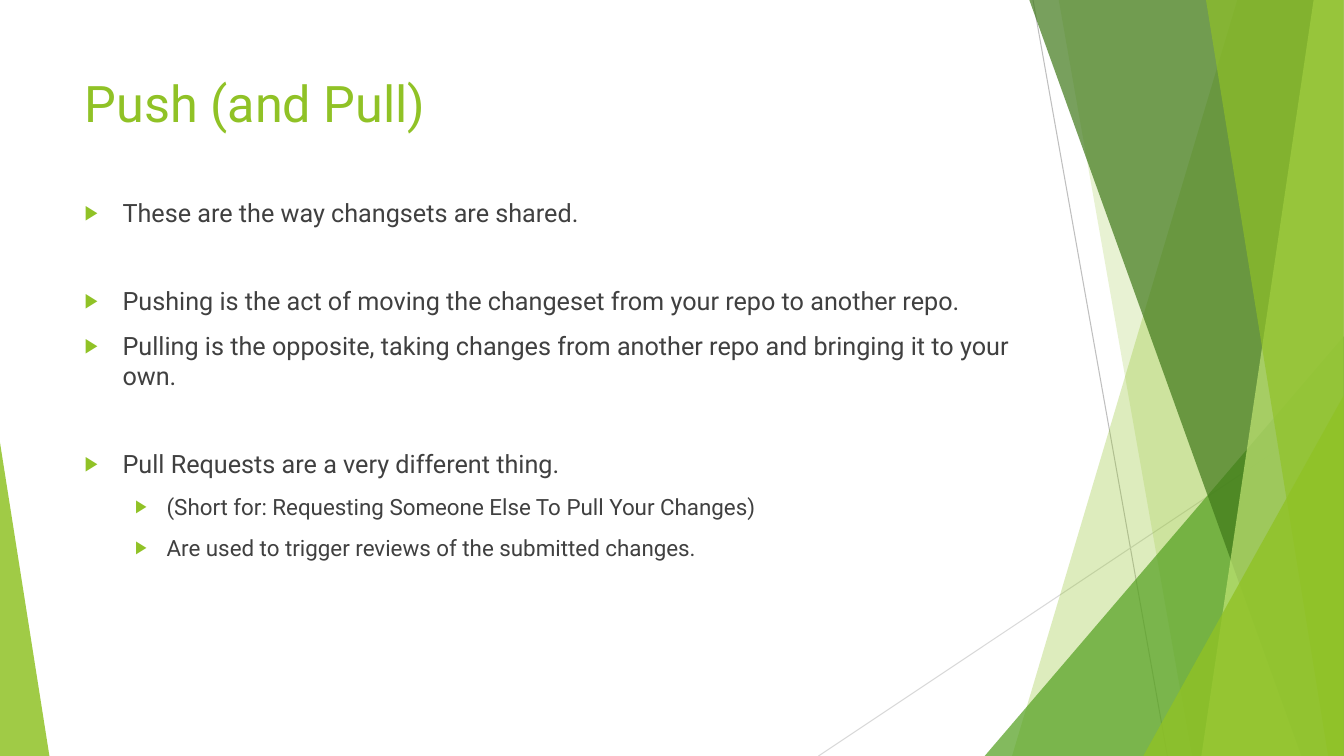
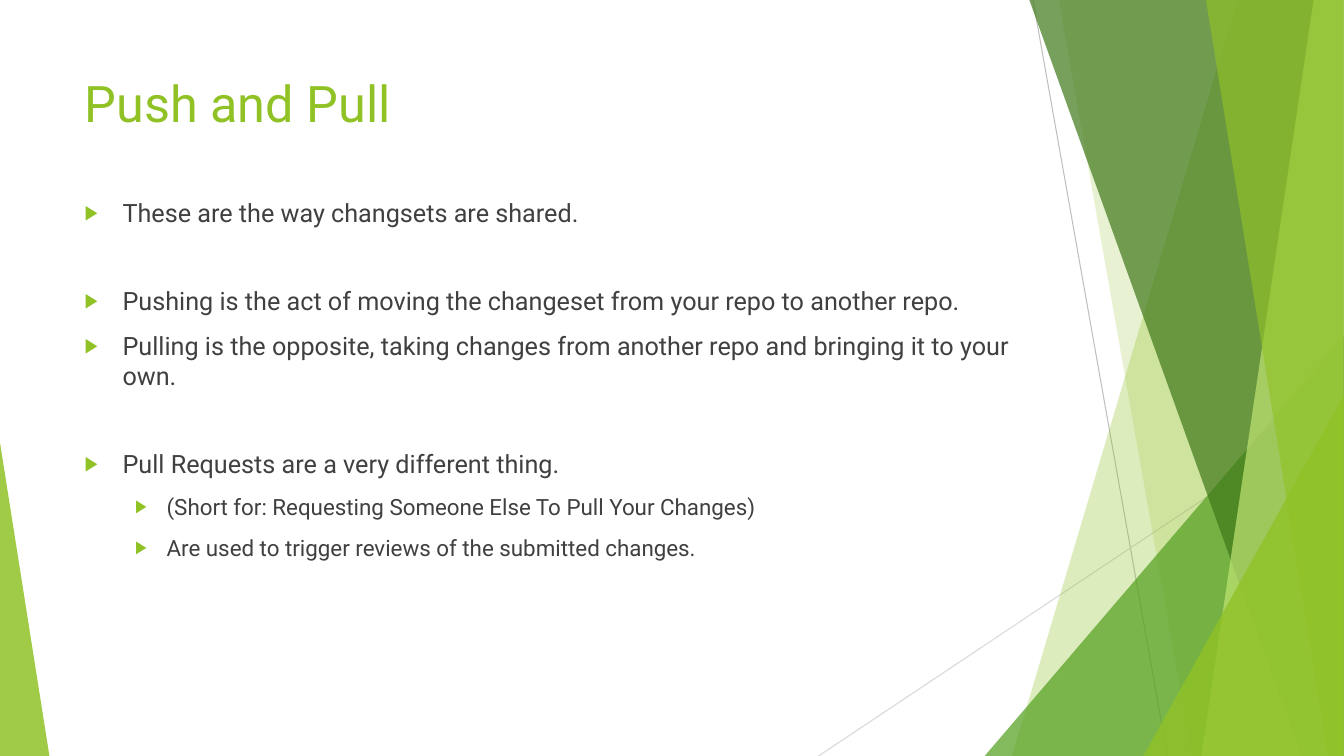
Before and after one commit to sethkaz/git-presentation, a slide deck: slide 16 of Git and LV.pptx. Drawn at 1344x756 pixels with LibreOffice and Linux fonts; fonts in the diff are those of the drawing. Boxes give left, top, right and bottom in pixels: in the first picture for what was removed or moved away, otherwise in the second. Text is boxed around its words. In the diff, an @@ line names an element or a change of style, - is before the commit and + after.

```diff
--- a/Git and LV.pptx
+++ b/Git and LV.pptx
@@ title at <box>85,84,391,123</box>: text changed @@
-Push (and Pull)
+Push and Pull
```
Also in this commit, not shown: 9 other slides changed, 1 slide added.
